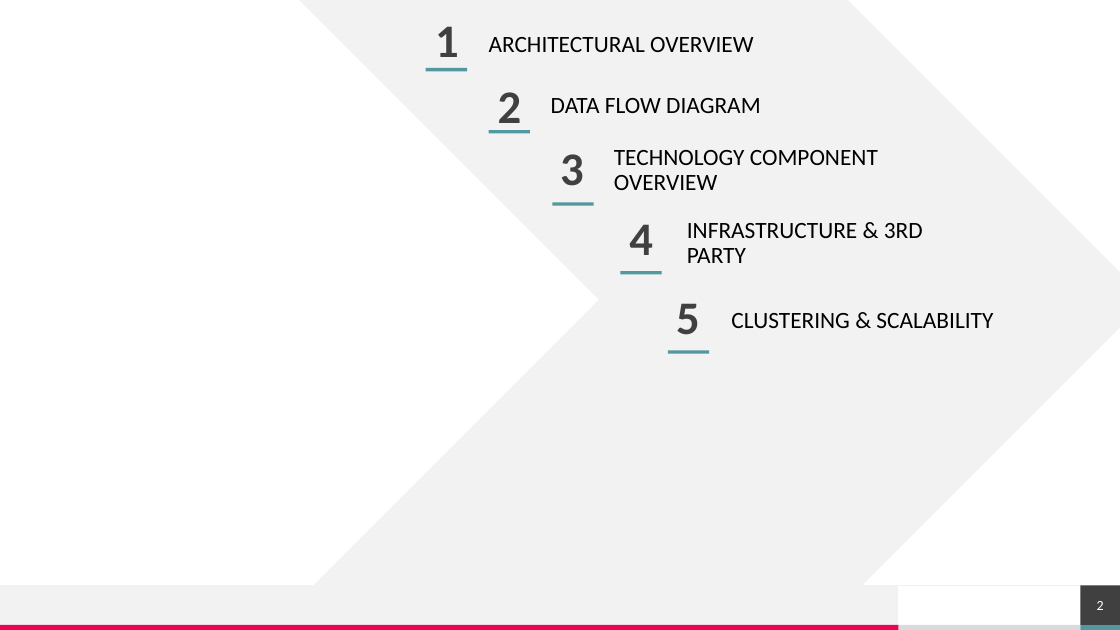
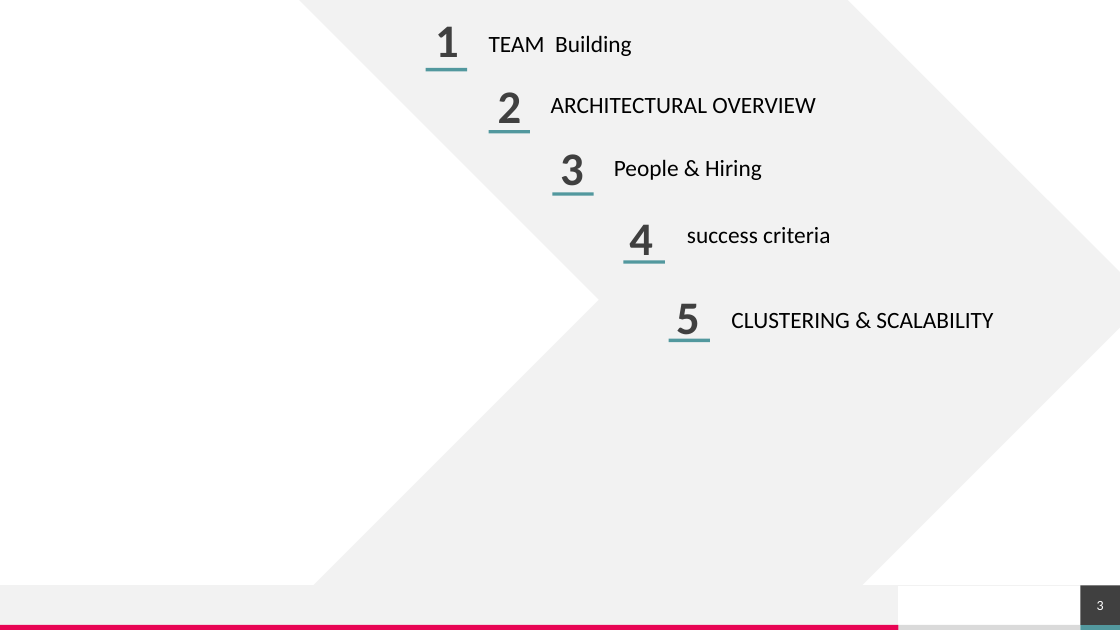
Before and after one commit to shadmehr/EmptyPython, a slide deck: slide 3 of How to build a team.pptx (slide 2 before the commit). Drawn at 1120x630 pixels with LibreOffice and Linux fonts; fonts in the diff are those of the drawing; background and template pictures are left out. Boxes give left, top, right and bottom in pixels: in the first picture for what was removed or moved away, otherwise in the second. Text is boxed around its words. In the diff, an @@ line names an element or a change of style, - is before the commit and + after.

```diff
--- a/How to build a team.pptx
+++ b/How to build a team.pptx
@@ text added at (489,35,632,56), 20 pt, text #000000 @@
+TEAM Building
@@ text "ARCHITECTURAL OVERVIEW": place and size @@
-text "ARCHITECTURAL OVERVIEW" at (489,37,753,52)
+text "ARCHITECTURAL OVERVIEW" at (551,98,815,113)
@@ text removed at (551,98,760,113) @@
-DATA FLOW DIAGRAM
@@ text at (614,159,762,180): text changed @@
-TECHNOLOGY COMPONENT OVERVIEW
+People & Hiring
@@ rectangle: place and size @@
-rectangle at (553,202,594,206)
+rectangle at (553,192,594,196)
@@ text at (687,227,830,243): text changed @@
-INFRASTRUCTURE & 3RD PARTY
+success criteria
@@ rectangle: place and size @@
-rectangle at (620,271,661,275)
+rectangle at (623,260,665,264)
@@ rectangle: place and size @@
-rectangle at (668,350,709,354)
+rectangle at (669,339,710,342)
```
Also in this commit, not shown: 2 other slides changed, 3 slides added.
